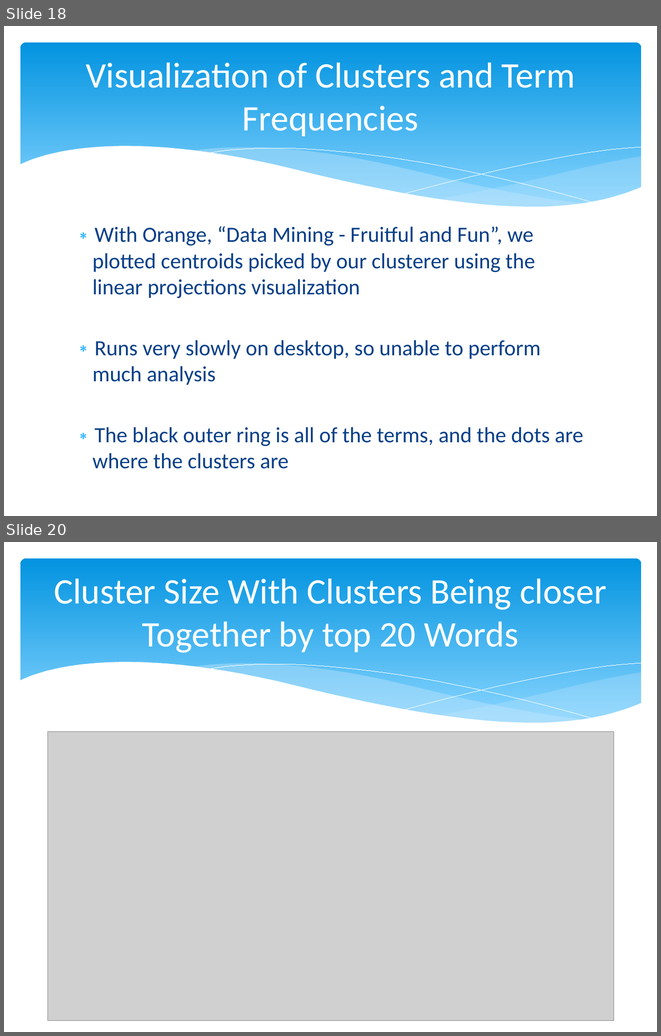
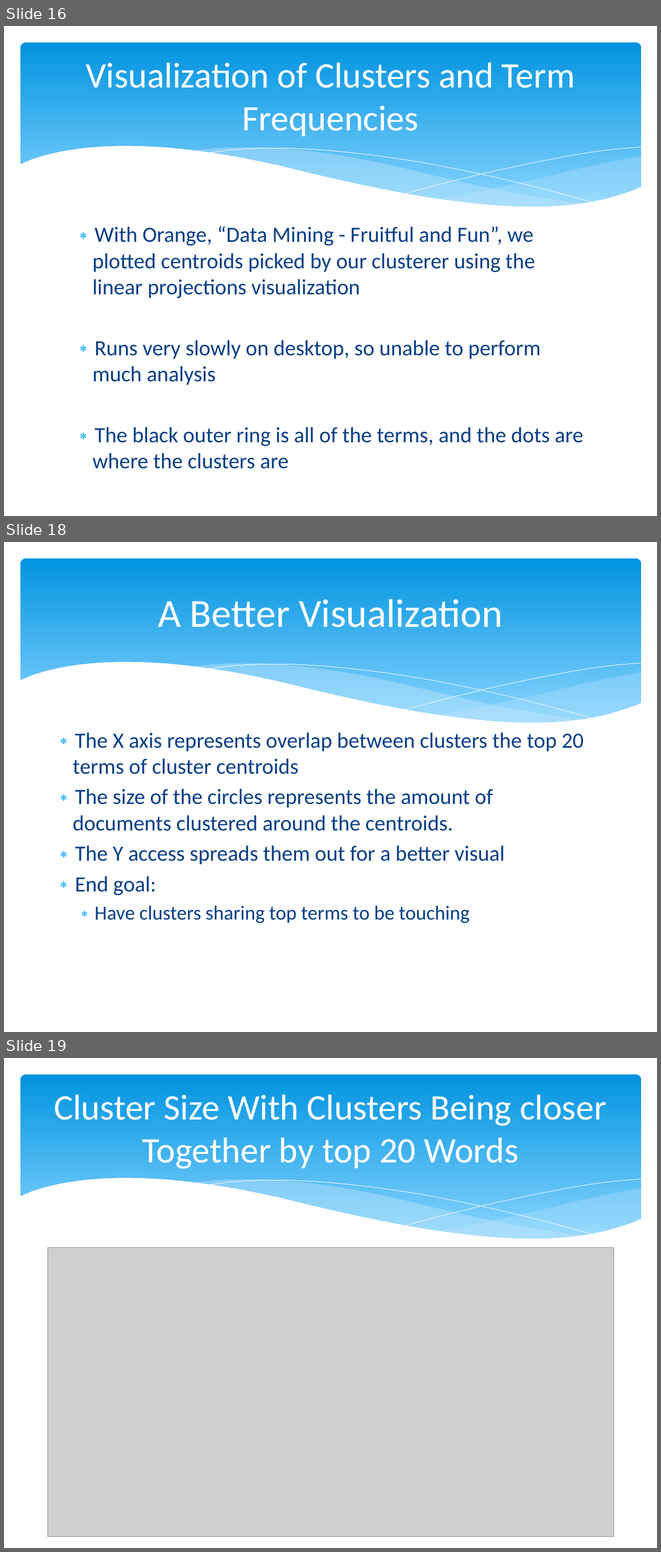
Before and after one commit to Mletter1/Challenge1, a slide deck: Presentation.pptx. Shown one above the other, each under a label of ours: slides 18 and 20 before the commit, slides 16, 18 and 19 after it; the slides between them are not shown. The pictures are 661x1036 and 661x1552 pixels, drawn with LibreOffice and Linux fonts; fonts in the diff are those of the drawing; grey boxes stand for pictures. Boxes give left, top, right and bottom in pixels: in the first picture for what was removed or moved away, otherwise in the second. Text is boxed around its words. In the diff, an @@ line names an element or a change of style, - is before the commit and + after.

```diff
--- a/Presentation.pptx
+++ b/Presentation.pptx
@@ slide 18 added at bbox=[4, 542, 657, 1032], background #FFFFFF; not listed: 6 template elements that a slide beside it also shows @@
@@ title added at bbox=[158, 599, 502, 627], 44 pt, text #FFFFFF @@
+A Better Visualization
@@ text added at bbox=[73, 732, 584, 923], 24 pt, text #073E87 @@
+∗ The X axis represents overlap between clusters the top 20 terms of cluster centroids
+∗ The size of the circles represents the amount of documents clustered around the centroids.
+∗ The Y access spreads them out for a better visual
+∗ End goal:
+  ∗ Have clusters sharing top terms to be touching
@@ what was slide 18 is now slide 16 @@
@@ what was slide 20 is now slide 19 @@
```
Also in this commit, not shown: 9 slides changed, 1 other slide added, 2 slides removed.
